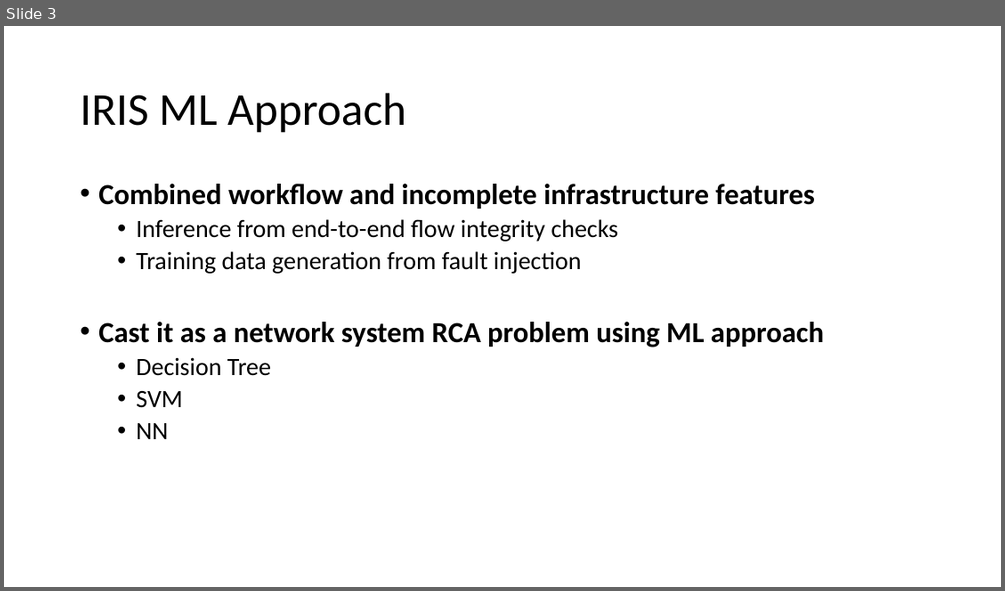
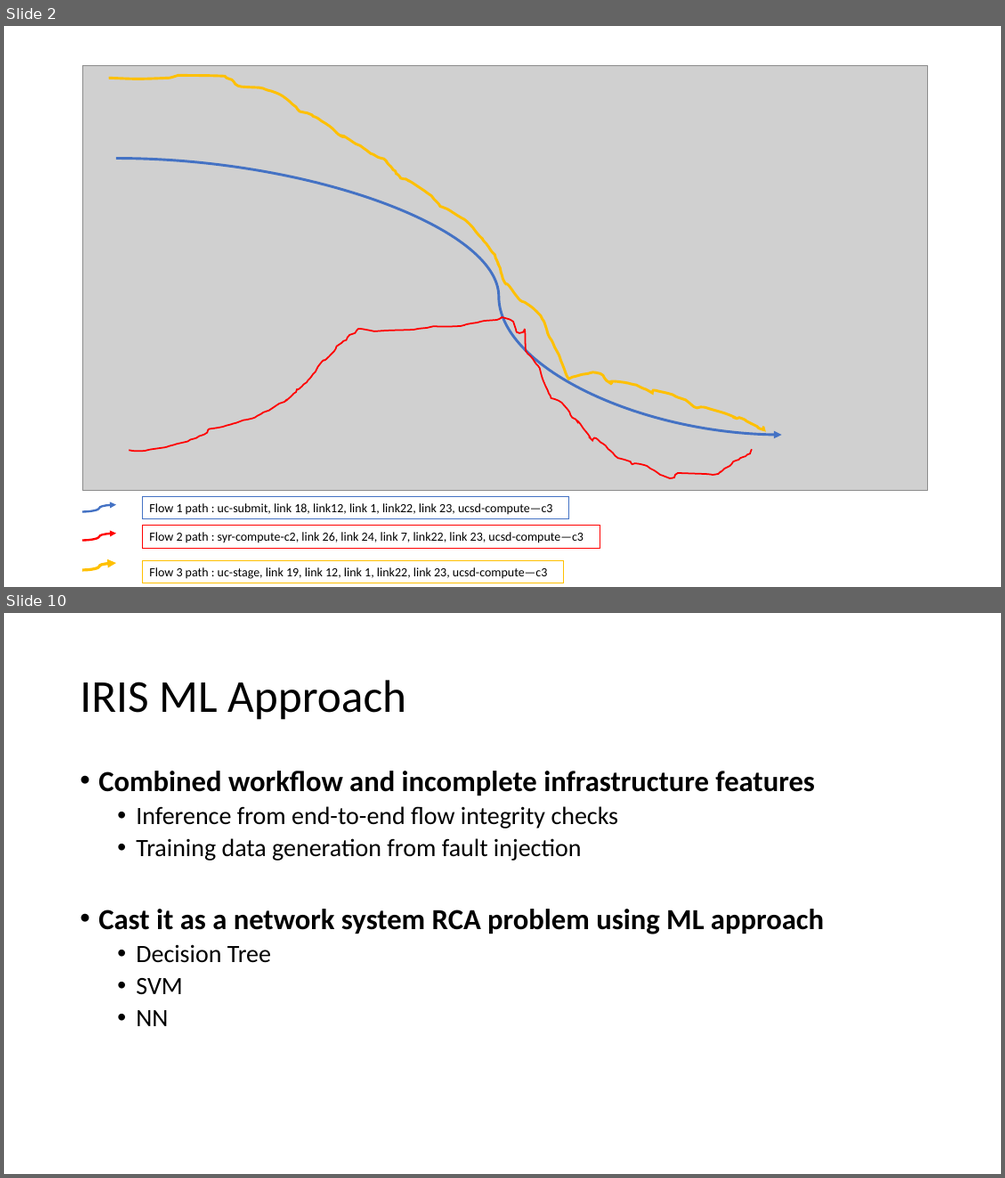
Before and after one commit to RENCI-NRIG/IRIS, a slide deck: doc/presentation/ml-final.pptx. Shown one above the other, each under a label of ours: slide 3 before the commit, slides 2 and 10 after it; the slides between them are not shown. The pictures are 1005x591 and 1005x1178 pixels, drawn with LibreOffice and Linux fonts; fonts in the diff are those of the drawing; grey boxes stand for pictures. Boxes give left, top, right and bottom in pixels: in the first picture for what was removed or moved away, otherwise in the second. Text is boxed around its words. In the diff, an @@ line names an element or a change of style, - is before the commit and + after.

```diff
--- a/doc/presentation/ml-final.pptx
+++ b/doc/presentation/ml-final.pptx
@@ slide 2 added at (4,26,1001,587), background #FFFFFF @@
@@ picture added at (82,65,928,490) @@
@@ freeform shape added at (109,75,764,430), outline #FFC000 2.5 pt @@
@@ curved arrow added from (116, 159) to (782, 435), #4472C4 2.5 pt @@
@@ freeform shape added at (129,317,752,477), outline #FF0000 1.5 pt @@
@@ curved arrow added from (82, 511) to (116, 505), #4472C4 2 pt @@
@@ rectangle added at (142,496,569,519), outline #4472C4 0.75 pt, 12 pt, text #000000 @@
+Flow 1 path : uc-submit, link 18, link12, link 1, link22, link 23, ucsd-compute—c3
@@ rectangle added at (142,525,600,548), outline #FF0000 0.75 pt, 12 pt, text #000000 @@
+Flow 2 path : syr-compute-c2, link 26, link 24, link 7, link22, link 23, ucsd-compute—c3
@@ curved arrow added from (82, 540) to (116, 533), #FF0000 2 pt @@
@@ curved arrow added from (82, 570) to (116, 563), #FFC000 2.75 pt @@
@@ rectangle added at (142,561,564,583), outline #FFC000 0.75 pt, 12 pt, text #000000 @@
+Flow 3 path : uc-stage, link 19, link 12, link 1, link22, link 23, ucsd-compute—c3
@@ what was slide 3 is now slide 10 @@
```
Also in this commit, not shown: 6 slides changed, 4 other slides added, 1 slide removed, 9 other files.
